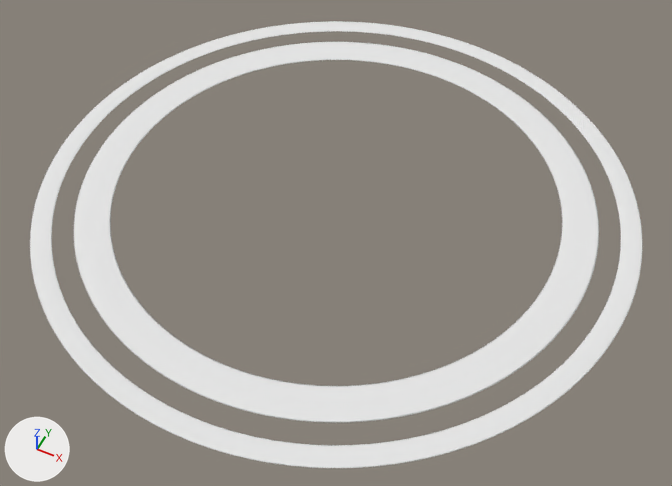
The OBJ model OpenGLProject/Models/SaturnRings.obj, before and after one commit.
Before and after are seen from a 50 mm camera at (21.6, -43.3, 49.0) aimed at (1.1, -2.3, -2.3). Lighting does not change. The marker at lower left points along +X, +Y and +Z. Where no turn or scale is listed for an object, it has been applied to the vertices.

Names of what the first picture shows: '13906_Saturn.001'.
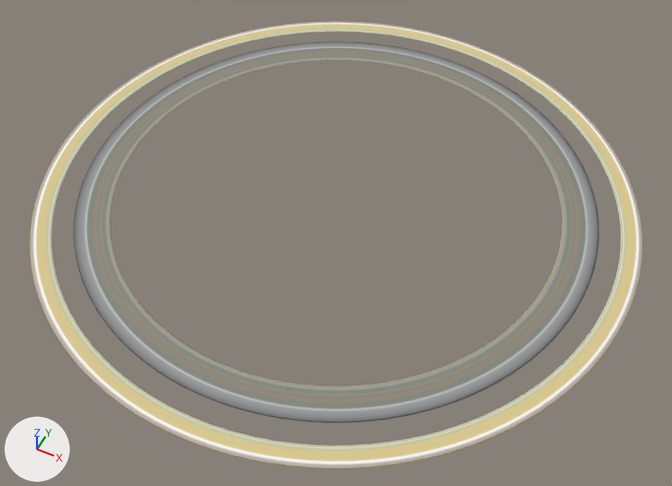
Boxes (x1, y1, x2, y2) around the edits, measured in the pictures (672 x 486 px):
'13906_Saturn.001', recoloured: (30, 21, 643, 468) in both

What the commit changed:
Picture 'saturn_rings.DDS' (img_saturn_rings_dds) is new.
Material 'SaturnRingsMaterial' (mat_saturnringsmaterial) is new.
Its texture is img_saturn_rings_dds.
Its roughness is 0.696.
me_13906_saturn_001 has 3584 vertices, 3584 faces and spans x -22.1..22.1, y -22.1..22.1, z -0.1..0.0.
me_13906_saturn_001 no longer uses material mat_material_001 (white #e7e7e7).
me_13906_saturn_001 now uses material mat_saturnringsmaterial (picture img_saturn_rings_dds).
